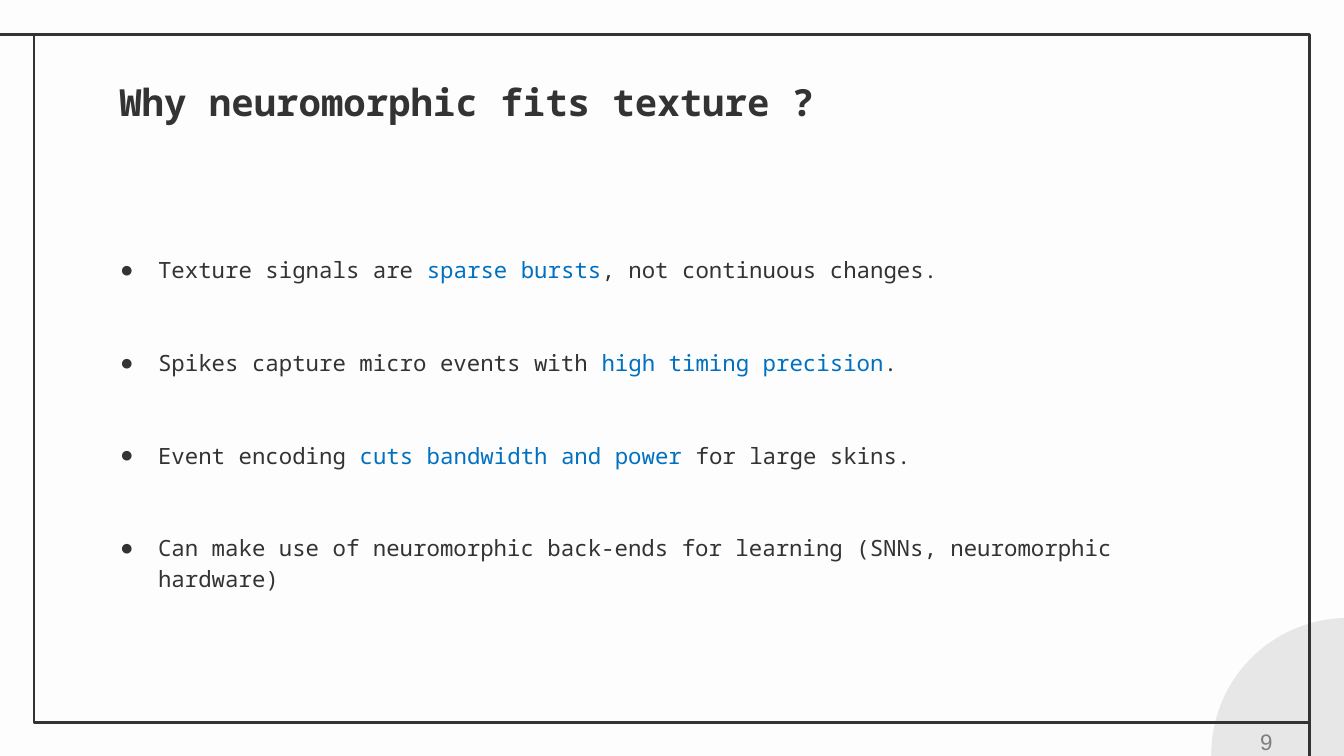
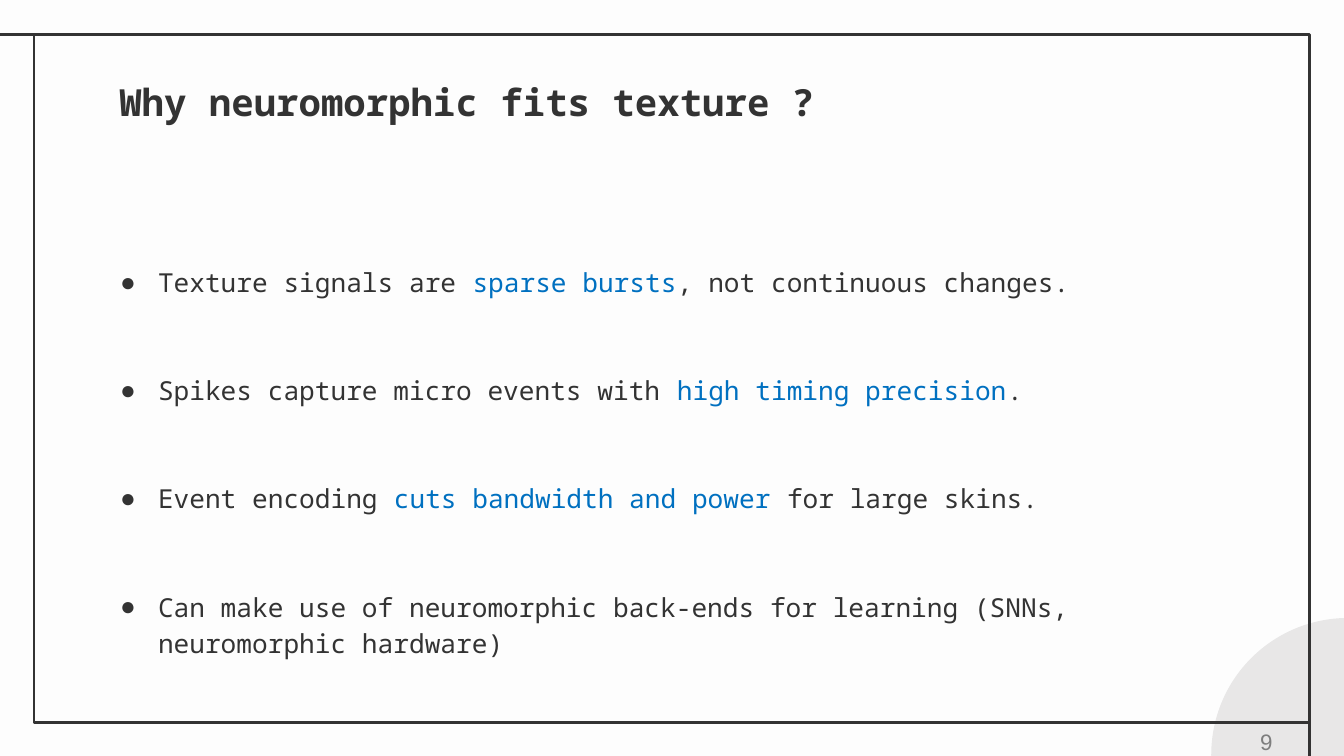
Before and after one commit to alfadi01/presentations, a slide deck: slide 9 of SNACE/snace_27_11_25.pptx. Drawn at 1344x756 pixels with LibreOffice and Linux fonts; fonts in the diff are those of the drawing. Boxes give left, top, right and bottom in pixels: in the first picture for what was removed or moved away, otherwise in the second. Text is boxed around its words. In the diff, an @@ line names an element or a change of style, - is before the commit and + after.

```diff
--- a/SNACE/snace_27_11_25.pptx
+++ b/SNACE/snace_27_11_25.pptx
@@ subtitle "Texture signals are sparse bursts, ..." at (x1=158, y1=272, x2=1070, y2=660): size 12 to 14 pt @@
```
Also in this commit, not shown: 11 other slides changed, 1 slide added.
